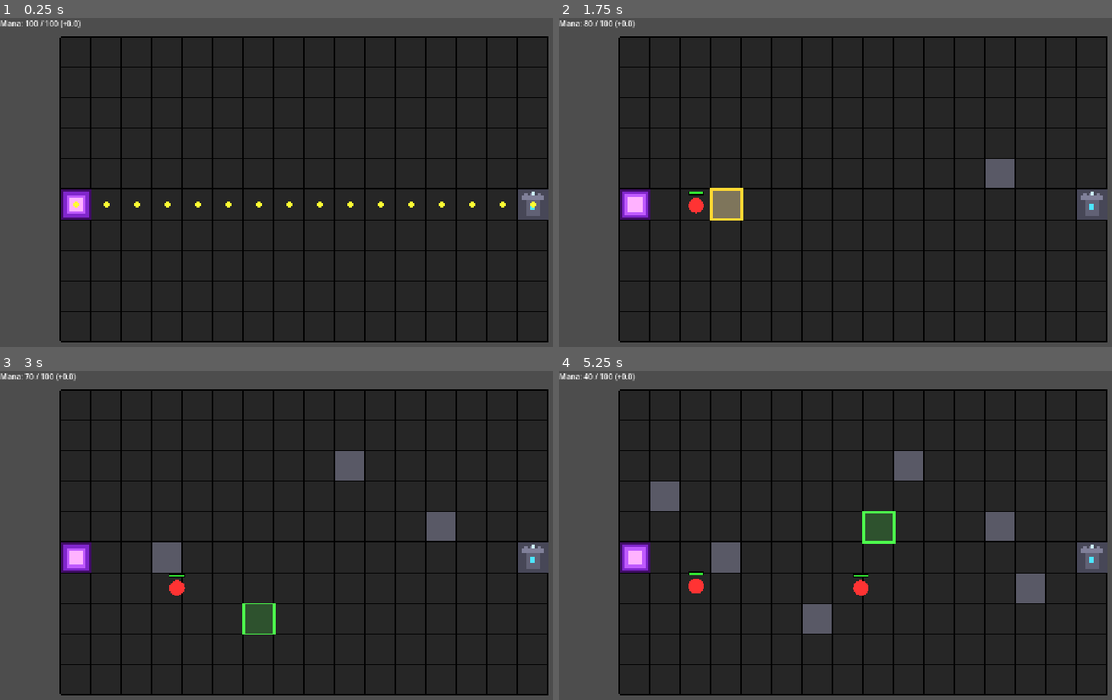
Above: before the commit, frames 1-4 (two rows, left to right).
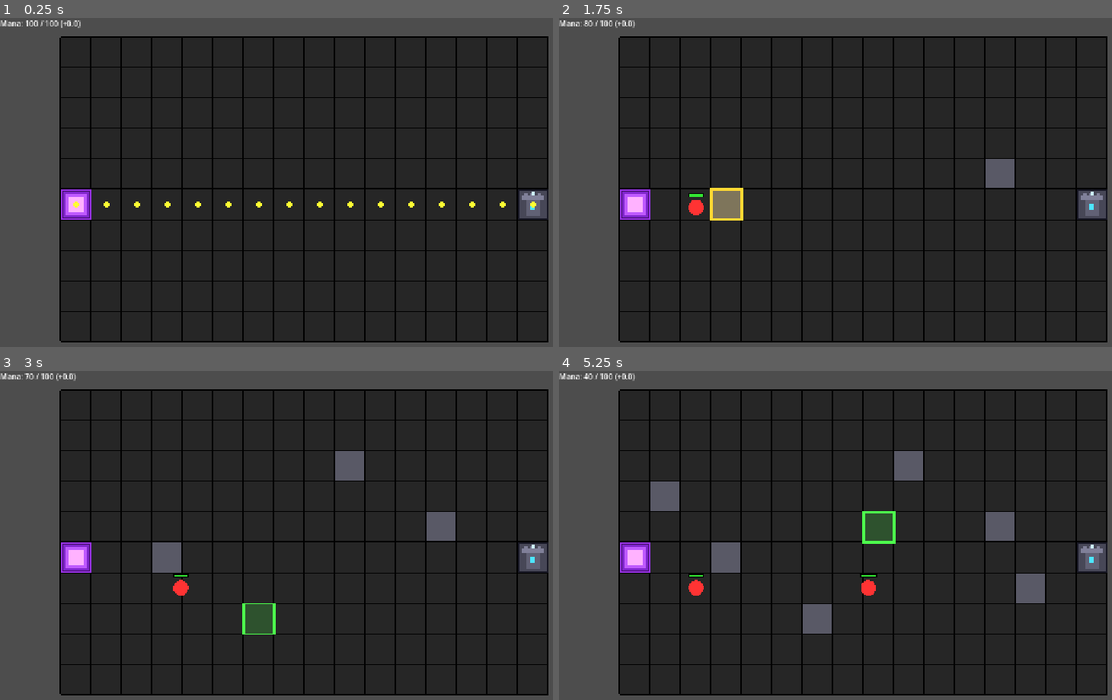
Above: after the commit, the same moments.

Repository: pawsforge/tower-defense
Game: Godot game, scene res://scenes/main/main.tscn
The game is run twice, just before and just after one commit, with the same random seed, the same clock (stepped at 60 frames per second) and the same inputs.
Inputs (mouse positions are in pixels of both pictures, inside the frame that each line leads up to):
- Up to frame 1 (0.25 s): no input
- Up to frame 2 (1.75 s): tap Enter at 0.5 s; move the mouse to (995, 172) at 0.52 s; tap R (start_round) at 0.6, 1.25, 1.35 s; click (995, 172) at 0.67 s; move the mouse to (741, 205) at 1.27 s; click (741, 205) at 1.42 s
- Up to frame 3 (3 s): tap R (start_round) at 2, 2.3, 2.85 s; move the mouse to (364, 466) at 2.02 s; tap I at 2.1 s; click (364, 466) at 2.17 s; move the mouse to (276, 611) at 2.77 s; click (276, 611) at 2.92 s
- Up to frame 4 (5.25 s): move the mouse to (1045, 594) at 3.52 s; tap R (start_round) at 3.6, 4.55, 5.1 s; click (1045, 594) at 3.67 s; move the mouse to (680, 489) at 4.27 s; tap I at 4.35 s; click (680, 489) at 4.42 s; move the mouse to (896, 542) at 5.02 s; click (896, 542) at 5.17 s

The runs differ from the first frame. In frame 1, 0.3% of the frame differs, in the area x 11-100%, y 52-62%; in frame 2, 0.3%; in frame 3, 0.4%; in frame 4, 0.5%, in the area x 11-100%, y 52-69%.

Commit message:
Remove TowerType and Grid's internal 2D array, and fix bug where enemies would jitter back and forth when frame rate is low

Diff:
--- a/scenes/main/main.tscn
+++ b/scenes/main/main.tscn
@@ -2,7 +2,6 @@
 
 [ext_resource type="PackedScene" uid="uid://bal0x0y1chlag" path="res://scenes/grid/grid.tscn" id="1_iuonh"]
 [ext_resource type="Script" uid="uid://b5h6vipp1u8k" path="res://scripts/main/main.gd" id="1_k2fmo"]
-[ext_resource type="Script" uid="uid://wcsf0xfbojji" path="res://scripts/grid/grid.gd" id="2_k2fmo"]
 
 [node name="Main" type="Node2D" unique_id=2026843968]
 script = ExtResource("1_k2fmo")
@@ -12,7 +11,6 @@
 offset_bottom = 23.0
 
 [node name="Grid" parent="." unique_id=1451979327 instance=ExtResource("1_iuonh")]
-script = ExtResource("2_k2fmo")
 
 [node name="RoundSpawnTimer" type="Timer" parent="." unique_id=648178490]
 wait_time = 3.0
--- a/scripts/enemy/enemy.gd
+++ b/scripts/enemy/enemy.gd
@@ -16,23 +16,22 @@
 	health = max_health
 
 	if path.size() > 0:
-		position = grid_to_local(path[0])
+		position = cell_to_world_center(path[0])
 		path_index = 1
 
 
-func _process(delta: float):
+func _physics_process(delta: float) -> void:
 	if path_index >= path.size():
 		emit_signal("reached_goal")
 		queue_free()
 		return
 
 	var target_cell: Vector2i = path[path_index]
-	var target_pos: Vector2 = grid_to_local(target_cell)
+	var target_pos: Vector2 = cell_to_world_center(target_cell)
 
-	var direction: Vector2 = target_pos - position
-	var distance: float = direction.length()
+	position = position.move_toward(target_pos, speed * delta)
 
-	if distance < 2.0:
+	if position.is_equal_approx(target_pos):
 		position = target_pos
 		path_index += 1
 
@@ -40,8 +39,6 @@
 			emit_signal("reached_goal")
 			queue_free()
 			return
-	else:
-		position += direction.normalized() * speed * delta
 
 	queue_redraw()
 
@@ -86,7 +83,7 @@
 	path_index = 0
 
 
-func grid_to_local(cell: Vector2i) -> Vector2:
+func cell_to_world_center(cell: Vector2i) -> Vector2:
 	return Vector2(cell.x, cell.y) * tile_size + Vector2(tile_size, tile_size) * 0.5
 
 
--- a/scripts/grid/grid.gd
+++ b/scripts/grid/grid.gd
@@ -10,7 +10,6 @@
 	REMOVE,
 }
 
-const TT = TowerType.Type
 const TILE_SIZE := 64
 const GRID_WIDTH := 16
 const GRID_HEIGHT := 10
@@ -25,7 +24,6 @@
 ]
 const INVALID_FLASH_DURATION := 0.18
 
-var grid: Array = []
 @warning_ignore("integer_division")
 var spawn: Vector2i = Vector2i(0, GRID_HEIGHT / 2)
 @warning_ignore("integer_division")
@@ -49,7 +47,6 @@
 
 
 func _ready():
-	_init_grid()
 	debug_path = get_grid_path()
 	overlay.grid = self
 
@@ -57,7 +54,8 @@
 func _process(delta: float):
 	if invalid_flash_time > 0.0:
 		invalid_flash_time = maxf(0.0, invalid_flash_time - delta)
-		overlay.queue_redraw()
+		if invalid_flash_time == 0.0:
+			overlay.queue_redraw()
 
 
 func _input(event):
@@ -71,78 +69,10 @@
 	):
 		_update_hover()
 
-		# Press
 		if event.pressed:
-			if is_pressing:
-				return
-
-			if not hovered_in_bounds:
-				return
-
-			is_pressing = true
-			pressed_button = event.button_index
-			pressed_cell = hovered_cell
-			return
-
-		# Release
-		if not is_pressing:
-			return
-
-		if event.button_index != pressed_button:
-			return
-
-		is_pressing = false
-
-		if not hovered_in_bounds:
-			pressed_button = -1
-			pressed_cell = Vector2i(-1, -1)
-			return
-
-		if hovered_cell != pressed_cell:
-			pressed_button = -1
-			pressed_cell = Vector2i(-1, -1)
-			return
-
-		var cell: Vector2i = hovered_cell
-
-		if cell == spawn or cell == goal:
-			_trigger_invalid_feedback()
-			pressed_button = -1
-			pressed_cell = Vector2i(-1, -1)
-			return
-
-		var current_tower_type = get_tower_type(cell)
-		if pressed_button == MOUSE_BUTTON_LEFT:
-			if current_tower_type == TT.ATTACKER:
-				_trigger_invalid_feedback()
-			elif current_tower_type == TT.BARRIER:
-				if _can_place(attacker_definition, cell):
-					_set_tower_type(TT.ATTACKER, cell)
-					game.spend_mana(attacker_definition.mana_cost)
-					_after_grid_changed()
-				else:
-					_trigger_invalid_feedback()
-			elif _can_place(barrier_definition, cell):
-				_set_tower_type(TT.BARRIER, cell)
-				game.spend_mana(barrier_definition.mana_cost)
-				_after_grid_changed()
-			else:
-				_trigger_invalid_feedback()
-
-		elif pressed_button == MOUSE_BUTTON_RIGHT:
-			if current_tower_type == TT.ATTACKER:
-				_set_tower_type(TT.BARRIER, cell)
-				game.queue_mana_refund(attacker_definition.mana_cost)
-				_after_grid_changed()
-			elif current_tower_type == TT.BARRIER:
-				_set_tower_type(TT.EMPTY, cell)
-				game.queue_mana_refund(barrier_definition.mana_cost)
-				_after_grid_changed()
-			else:
-				_trigger_invalid_feedback()
-
-		pressed_button = -1
-		pressed_cell = Vector2i(-1, -1)
+			_handle_mouse_press(event)
+		else:
+			_handle_mouse_release(event)
 
 
 func _draw():
@@ -164,19 +94,15 @@
 
 	# Spawn as portal
 	var spawn_rect := Rect2(grid_to_local(spawn), Vector2(TILE_SIZE, TILE_SIZE))
-	var t := Time.get_ticks_msec() / 1000.0
-	var pulse := (sin(t * 2.5) + 1.0) * 0.5
-
 	var outer_color := Color(0.25, 0.05, 0.4)
 	var mid_color := Color(0.5, 0.15, 0.8)
 	var inner_color := Color(0.75, 0.35, 1.0)
 	var core_color := Color(1.0, 0.7, 1.0)
-
 	draw_rect(spawn_rect, outer_color)
 	draw_rect(spawn_rect.grow(-6), mid_color)
-	draw_rect(spawn_rect.grow(-10 - pulse * 2.0), inner_color)
-	draw_rect(spawn_rect.grow(-16 - pulse * 3.0), core_color)
-	draw_rect(spawn_rect, Color(0.6, 0.2, 0.9), false, 2.0)
+	draw_rect(spawn_rect.grow(-10), inner_color)
+	draw_rect(spawn_rect.grow(-16), core_color)
+	draw_rect(spawn_rect.grow(-1), Color(0.6, 0.2, 0.9), false, 2.0)
 
 	# Goal as wizard tower
 	var goal_rect := Rect2(grid_to_local(goal), Vector2(TILE_SIZE, TILE_SIZE))
@@ -236,7 +162,7 @@
 	draw_rect(crystal_rect, crystal_color)
 
 	# outline
-	draw_rect(goal_rect, Color(0.1, 0.1, 0.15), false, 2.0)
+	draw_rect(goal_rect.grow(-1), Color(0.1, 0.1, 0.15), false, 2.0)
 
 
 func local_to_grid(pos: Vector2) -> Vector2i:
@@ -247,6 +173,7 @@
 	return Vector2(cell.x, cell.y) * TILE_SIZE
 
 
+# TODO this is being called by Main because it's an easy way to update the grid overlay
 func refresh_hover():
 	_update_hover()
 
@@ -281,7 +208,7 @@
 			if visited.has(next_cell):
 				continue
 
-			if get_tower_type(next_cell) != TT.EMPTY:
+			if get_tower_definition(next_cell) != null:
 				continue
 
 			visited[next_cell] = true
@@ -291,26 +218,98 @@
 	return [] # no path (shouldn't happen if your placement rules are correct)
 
 
-func get_tower_type(cell: Vector2i) -> TT:
-	return grid[cell.y][cell.x]
-
-
-func _set_tower_type(tower_type: TT, cell: Vector2i) -> void:
-	grid[cell.y][cell.x] = tower_type
-
+func get_tower_definition(cell: Vector2i) -> TowerDefinition:
+	var tower: Tower = towers_by_cell.get(cell)
+	if tower == null:
+		return null
+	return tower.definition
+
+
+func _handle_mouse_press(event: InputEventMouseButton) -> void:
+	if is_pressing:
+		return
+
+	if not hovered_in_bounds:
+		return
+
+	is_pressing = true
+	pressed_button = event.button_index
+	pressed_cell = hovered_cell
+
+
+func _handle_mouse_release(event: InputEventMouseButton) -> void:
+	if not is_pressing:
+		return
+
+	if event.button_index != pressed_button:
+		return
+
+	if not hovered_in_bounds or hovered_cell != pressed_cell:
+		_clear_press_state()
+		return
+
+	var cell: Vector2i = hovered_cell
+	_clear_press_state()
+
+	if cell == spawn or cell == goal:
+		_trigger_invalid_feedback()
+		return
+
+	if event.button_index == MOUSE_BUTTON_LEFT:
+		_handle_left_click(cell)
+	elif event.button_index == MOUSE_BUTTON_RIGHT:
+		_handle_right_click(cell)
+
+
+func _clear_press_state() -> void:
+	is_pressing = false
+	pressed_button = -1
+	pressed_cell = Vector2i(-1, -1)
+
+
+func _handle_left_click(cell: Vector2i) -> void:
+	var current_tower_definition := get_tower_definition(cell)
+
+	if current_tower_definition == attacker_definition:
+		_trigger_invalid_feedback()
+	elif current_tower_definition == barrier_definition:
+		if _can_place(attacker_definition, cell):
+			_set_tower_definition(attacker_definition, cell)
+			game.spend_mana(attacker_definition.mana_cost)
+			_after_grid_changed()
+		else:
+			_trigger_invalid_feedback()
+	elif _can_place(barrier_definition, cell):
+		_set_tower_definition(barrier_definition, cell)
+		game.spend_mana(barrier_definition.mana_cost)
+		_after_grid_changed()
+	else:
+		_trigger_invalid_feedback()
+
+
+func _handle_right_click(cell: Vector2i) -> void:
+	var current_tower_definition := get_tower_definition(cell)
+
+	if current_tower_definition == attacker_definition:
+		_set_tower_definition(barrier_definition, cell)
+		game.queue_mana_refund(attacker_definition.mana_cost)
+		_after_grid_changed()
+	elif current_tower_definition == barrier_definition:
+		_set_tower_definition(null, cell)
+		game.queue_mana_refund(barrier_definition.mana_cost)
+		_after_grid_changed()
+	else:
+		_trigger_invalid_feedback()
+
+
+func _set_tower_definition(definition: TowerDefinition, cell: Vector2i) -> void:
 	var existing_tower: Tower = towers_by_cell.get(cell)
 
-	if tower_type == TT.EMPTY:
+	if definition == null:
 		if existing_tower != null:
 			towers_by_cell.erase(cell)
 			existing_tower.queue_free()
 		return
-
-	var definition: TowerDefinition = null
-	if tower_type == TT.BARRIER:
-		definition = barrier_definition
-	elif tower_type == TT.ATTACKER:
-		definition = attacker_definition
 
 	if existing_tower == null:
 		var tower: Tower = tower_scene.instantiate()
@@ -329,15 +328,6 @@
 	emit_signal("grid_changed")
 
 
-func _init_grid():
-	grid.clear()
-	for y in GRID_HEIGHT:
-		var row: Array[int] = []
-		for x in GRID_WIDTH:
-			row.append(TT.EMPTY)
-		grid.append(row)
-
-
 func _update_hover() -> void:
 	var local_pos: Vector2 = to_local(get_global_mouse_position())
 	var cell: Vector2i = local_to_grid(local_pos)
@@ -355,7 +345,7 @@
 		overlay.queue_redraw()
 		return
 
-	if get_tower_type(cell) != TT.EMPTY:
+	if get_tower_definition(cell) != null:
 		hover_mode = HoverMode.REMOVE
 		overlay.queue_redraw()
 		return
@@ -378,15 +368,15 @@
 	if cell == spawn or cell == goal:
 		return false
 
-	var current_tower_type = get_tower_type(cell)
-
-	if current_tower_type == TT.ATTACKER:
+	var current_tower_definition = get_tower_definition(cell)
+
+	if current_tower_definition == attacker_definition:
 		return false
 
 	if _is_cell_occupied_by_enemy(cell):
 		return false
 
-	_set_tower_type(TT.BARRIER, cell)
+	_set_tower_definition(barrier_definition, cell)
 	var valid := true
 	if not _path_exists_from(spawn):
 		valid = false
@@ -397,7 +387,7 @@
 				valid = false
 				break
 
-	_set_tower_type(current_tower_type, cell)
+	_set_tower_definition(current_tower_definition, cell)
 	return valid
 
 
--- a/scripts/main/main.gd
+++ b/scripts/main/main.gd
@@ -1,7 +1,6 @@
 class_name Game
 extends Node2D
 
-const TT = TowerType.Type
 const ENEMIES_PER_ROUND := 5
 
 var round_active: bool = false
@@ -14,11 +13,6 @@
 var available_mana: float = max_mana
 var mana_pending_refund: float = 0.0
 var mana_regen_rate: float = 5.0
-var build_or_upgrade_cost: Dictionary[TT, int] = {
-	TT.EMPTY: 0,
-	TT.BARRIER: 10,
-	TT.ATTACKER: 20,
-}
 
 @onready var mana_label: Label = $ManaLabel
 
@@ -48,7 +42,7 @@
 			mana_pending_refund = 0.0
 			available_mana = snappedf(available_mana, 0.001)
 
-		if available_mana >= build_or_upgrade_cost[TT.BARRIER]:
+		if available_mana >= $Grid.barrier_definition.mana_cost:
 			$Grid.refresh_hover()
 
 		_update_mana_label()
@@ -68,7 +62,7 @@
 	enemies_finished = 0
 
 	$Grid.round_active = true
-	$Grid.queue_redraw()
+	$Grid.refresh_hover()
 
 	print("Round started")
 
@@ -83,7 +77,7 @@
 	round_active = false
 	$Grid.round_active = false
 	$Grid.debug_path = $Grid.get_grid_path()
-	$Grid.queue_redraw()
+	$Grid.refresh_hover()
 	$RoundSpawnTimer.stop()
 
 	print("Round ended")
--- a/scripts/shared/tower_type.gd
+++ /dev/null
@@ -1,9 +0,0 @@
-class_name TowerType
-extends RefCounted
-
-enum Type {
-	ATTACKER,
-	BARRIER,
-	## EMPTY will be removed in favor of null when we transition to towers as nodes/scenes
-	EMPTY,
-}
Not shown: 1 places in scenes/grid/grid.tscn that only renumber resources
Not shown, removed: scripts/shared/tower_type.gd.uid
